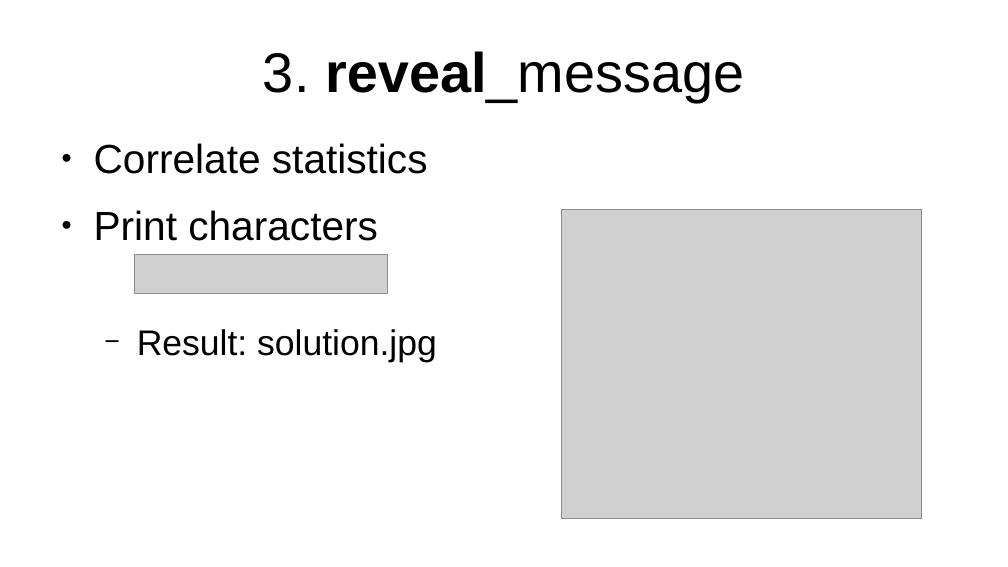
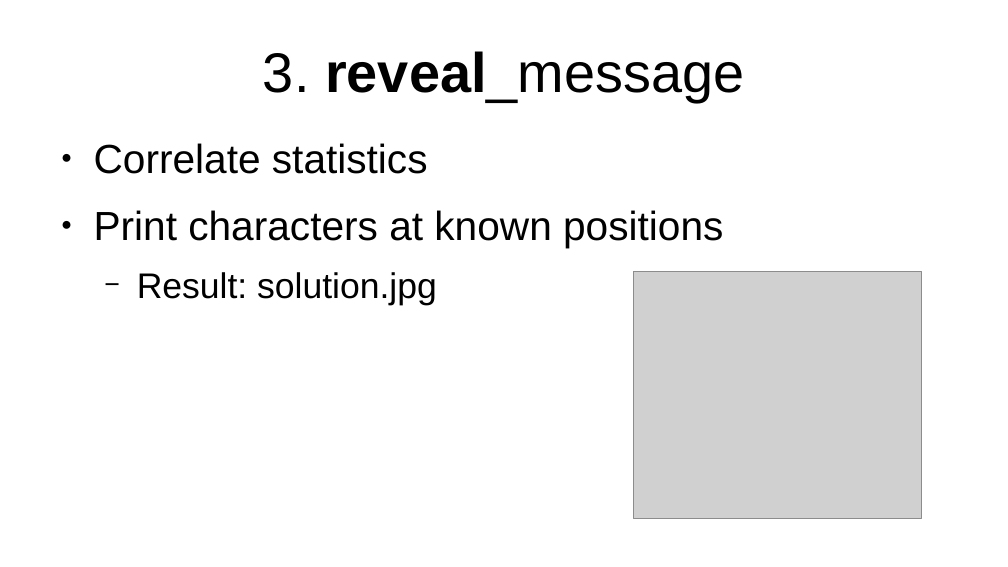
Before and after one commit to wulfgarpro/ancientrunes, a slide deck: slide 7 of lightning_talk/lightning_talk.odp. Drawn at 1008x567 pixels with LibreOffice and Linux fonts; fonts in the diff are those of the drawing; grey boxes stand for pictures. Boxes give left, top, right and bottom in pixels: in the first picture for what was removed or moved away, otherwise in the second. Text is boxed around its words. In the diff, an @@ line names an element or a change of style, - is before the commit and + after.

```diff
--- a/lightning_talk/lightning_talk.odp
+++ b/lightning_talk/lightning_talk.odp
@@ text at box(94, 210, 723, 247): text changed @@
-● Print characters
+● Print characters at known positions
@@ picture removed at box(134, 254, 387, 294) @@
@@ picture: place and size @@
-picture at box(562, 209, 922, 519)
+picture at box(634, 271, 922, 518)
```
Also in this commit, not shown: 1 other slide changed, 1 other file.
